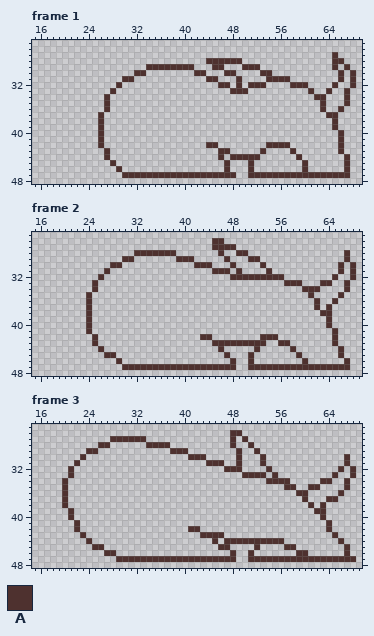
Pixel-art file: OpenGL/Content/images/root_0.aseprite. The picture above was drawn from the file before the commit.
96x80 pixels, 15 frames. Shown: frame 1: x 15..69, y 25..48; frame 2: x 15..69, y 25..48; frame 3: x 15..69, y 25..48. The commit also changed other frames, which this record leaves out.
Palette (. is transparent): A #4e312f
Pixels before, frame 1, first column x 26:
27 .......................................A...
28 ..................AAAAAA...............AA..
29 ........AAAAAAAA...AA...AAA............A.A.
30 ......AA........AA...AA....AA...........A.A
31 ....AA............AA...A....AAAA........A.A
32 ...A................AA.A.AAA....AAA....A..A
33 ..A...................AAA..........A..A..A.
34 .A..................................AA...A.
35 .A...................................A...A.
36 .A...................................A..A..
37 A.....................................AA...
38 A......................................A...
39 A......................................A...
40 A.......................................A..
41 A.......................................A..
42 A.................AA........AAAA........A..
43 .A..................AA.....A....A.......A..
44 .A..................A.AAAAA......A.......A.
45 ..A..................A...A........A......A.
46 ...A.................A...A........A......A.
47 ....AAAAAAAAAAAAAAAAAAA..AAAAAAAAAAAAAAAAA.
Pixels before, frame 2, first column x 24:
26 .....................AA......................
27 .....................AAAA....................
28 ........AAAAAAA.......A..AA................A.
29 ......AA.......AAA.....A...AA..............A.
30 ....AA............AAA...A....A............A.A
31 ...A.................AAA.A....A...........A.A
32 ..A.....................AAAAAAAAA........A..A
33 .A...............................AAA...AA..A.
34 .A..................................AAA....A.
35 A....................................A....A..
36 A.....................................A..A...
37 A.....................................A.A....
38 A......................................AA....
39 A.......................................A....
40 A.......................................A....
41 A........................................A...
42 .A.................AA........AAA.........A...
43 .A...................AAAAAAAAA..AA.......A...
44 ..A...................A.....A.....A.......A..
45 ...AA..................A...A.......A......A..
46 .....A..................A..A........A......A.
47 ......AAAAAAAAAAAAAAAAAAA..AAAAAAAAAAAAAAAAA.
Pixels before, frame 3, first column x 20:
26 ............................AA...................
27 ........AAAAAA..............A.A..................
28 ......AA......AAAA..........A..A.................
29 ....AA............AAA........A..A................
30 ...A.................AAA.....A...A.............A.
31 ..A.....................AAA..A...A.............A.
32 .A.........................AAA....A...........A.A
33 .A............................AAAA.A.........A..A
34 A.................................AAAA.....AA..A.
35 A....................................AA..AA....A.
36 A......................................AA.....A..
37 A.......................................A...AA...
38 A........................................A.A.....
39 .A........................................AA.....
40 .A.........................................A.....
41 ..A.........................................A....
42 ..A..................AA.....................A....
43 ...A...................AAAA..................A...
44 ....A....................A.AAAAAAAAAA.........A..
45 .....AA...................AA....A....AA........A.
46 .......AA...................A..A.......AA......A.
47 .........AAAAAAAAAAAAAAAAAAAA..AAAAAAAAAAAAAAAAAA
Once edited:
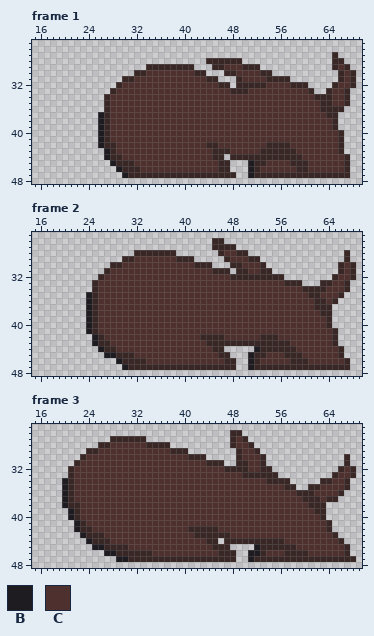
Colours new in this view: B #1e1c21  C #4e312f
From the commit log: Added the shading. Gonna add the detail next.
From old to new:
colour A: #4e312f -> #392726
Changed rows in their new state; - is a pixel that keeps its letter.
Frame 1:
first column x 26:
29 ---------------------CCC----------------C-
30 --------CCCCCCCC-------CCCC--------------C
31 ------CCCCCCCCCCCC------CCCC-------------C
32 ----CCCCCCCCCCCCCCCC----A---CCCC--------CC
33 ---CCCCCCCCCCCCCCCCCCC---CCCCCCCCCC----CC-
34 --CCCCCCCCCCCCCCCCCCCCCCCCCCCCCCCCCC--ACC-
35 --CCCCCCCCCCCCCCCCCCCCCCCCCCCCCCCCCCC-ACC-
36 --CCCCCCCCCCCCCCCCCCCCCCCCCCCCCCCCCCC-AA--
37 BACCCCCCCCCCCCCCCCCCCCCCCCCCCCCCCCCCCC----
38 BACCCCCCCCCCCCCCCCCCCCCCCCCCCCCCCCCCCCC---
39 BACCCCCCCCCCCCCCCCCCCCCCCCCCCCCCCCCCCCC---
40 BACCCCCCCCCCCCCCCCCCCCCCCCCCCCCCCCCCCCCC--
41 BACCCCCCCCCCCCCCCCCCCCCCCCCCCCCCCCCCCCCC--
42 BAACCCCCCCCCCCCCCC--CCCCCCCC----CCCCCCCC--
43 -BACCCCCCCCCCCCCCCCA--CCCCC-AAAA-CCCCCCC--
44 -BAACCCCCCCCCCCCCCCA-------AAAAAA-CCCCCCC-
45 --BAAACCCCCCCCCCCCCCA----BAACCCCAA-CCCCCC-
46 ---BAAACCCCCCCCCCCCCA----BACCCCCCA-CCCCCC-
47 ----B--------------------B----------------
Frame 2:
first column x 24:
28 -----------------------CC-------------------
29 --------CCCCCCC---------CCC-----------------
30 ------CCCCCCCCCCCC-------ACCC--------------C
31 ----CCCCCCCCCCCCCCCCC-----ACCA-------------C
32 ---CCCCCCCCCCCCCCCCCCCCC------------------CC
33 --CCCCCCCCCCCCCCCCCCCCCCCCCCCCCCC--------CC-
34 --CCCCCCCCCCCCCCCCCCCCCCCCCCCCCCCCCC---ACCC-
35 BACCCCCCCCCCCCCCCCCCCCCCCCCCCCCCCCCCC-ACCC--
36 BACCCCCCCCCCCCCCCCCCCCCCCCCCCCCCCCCCCC-AC---
37 BACCCCCCCCCCCCCCCCCCCCCCCCCCCCCCCCCCCC-A----
38 BACCCCCCCCCCCCCCCCCCCCCCCCCCCCCCCCCCCCC-----
39 BACCCCCCCCCCCCCCCCCCCCCCCCCCCCCCCCCCCCCC----
40 BACCCCCCCCCCCCCCCCCCCCCCCCCCCCCCCCCCCCCC----
41 BACCCCCCCCCCCCCCCCCCCCCCCCCCCCCCCCCCCCCCC---
42 -BACCCCCCCCCCCCCCCC--AACCCCCC---CCCCCCCCC---
43 -BAACCCCCCCCCCCCCCCCA---------AA--CCCCCCC---
44 --BAACCCCCCCCCCCCCCCCA------BAAAAA-CCCCCCC--
45 ---BBAAACCCCCCCCCCCCCCA----BAACCCAA-CCCCCC--
46 -----BAAAACCCCCCCCCCCCCA---BACCCCCAA-CCCCCC-
47 ------B--------------------B----------------
Frame 3:
first column x 20:
27 -----------------------------C------------------
28 --------CCCCCC---------------CC-----------------
29 ------CCCCCCCCCCCC------------CC----------------
30 ----CCCCCCCCCCCCCCCCC---------CCC---------------
31 ---CCCCCCCCCCCCCCCCCCCCC------ACC---------------
32 --CCCCCCCCCCCCCCCCCCCCCCCCC---ACCA-------------C
33 --CCCCCCCCCCCCCCCCCCCCCCCCCCCC----A-----------CC
34 BACCCCCCCCCCCCCCCCCCCCCCCCCCCCCCCC-----------CC-
35 BACCCCCCCCCCCCCCCCCCCCCCCCCCCCCCCCCCC------CCCC-
36 BACCCCCCCCCCCCCCCCCCCCCCCCCCCCCCCCCCCCC--ACCCC--
37 BACCCCCCCCCCCCCCCCCCCCCCCCCCCCCCCCCCCCCC-AAC----
38 BAACCCCCCCCCCCCCCCCCCCCCCCCCCCCCCCCCCCCCC-A-----
39 -BACCCCCCCCCCCCCCCCCCCCCCCCCCCCCCCCCCCCCCC------
40 -BACCCCCCCCCCCCCCCCCCCCCCCCCCCCCCCCCCCCCCCC-----
41 --BACCCCCCCCCCCCCCCCCCCCCCCCCCCCCCCCCCCCCCCC----
42 --BAACCCCCCCCCCCCCCCC--AAACCCCCCCCCCCCCCCCCC----
43 ---BAAACCCCCCCCCCCCCCCA----ACCCCCCCCCCCCCCCCC---
44 ----BAAACCCCCCCCCCCCCCCCA------------CCCCCCCCC--
45 -----BBAAAACCCCCCCCCCCCCCA------BAAAA--CCCCCCCC-
46 -------BBAAAAAACCCCCCCCCCCAA---BBACCCAA--CCCCCC-
47 ---------BB--------------------B----------------
Pixel boxes of the changes (left, top, right, bottom) in both pictures:
changed: (98, 52, 356, 178)
changed: (86, 238, 356, 370)
changed: (62, 430, 356, 562)
